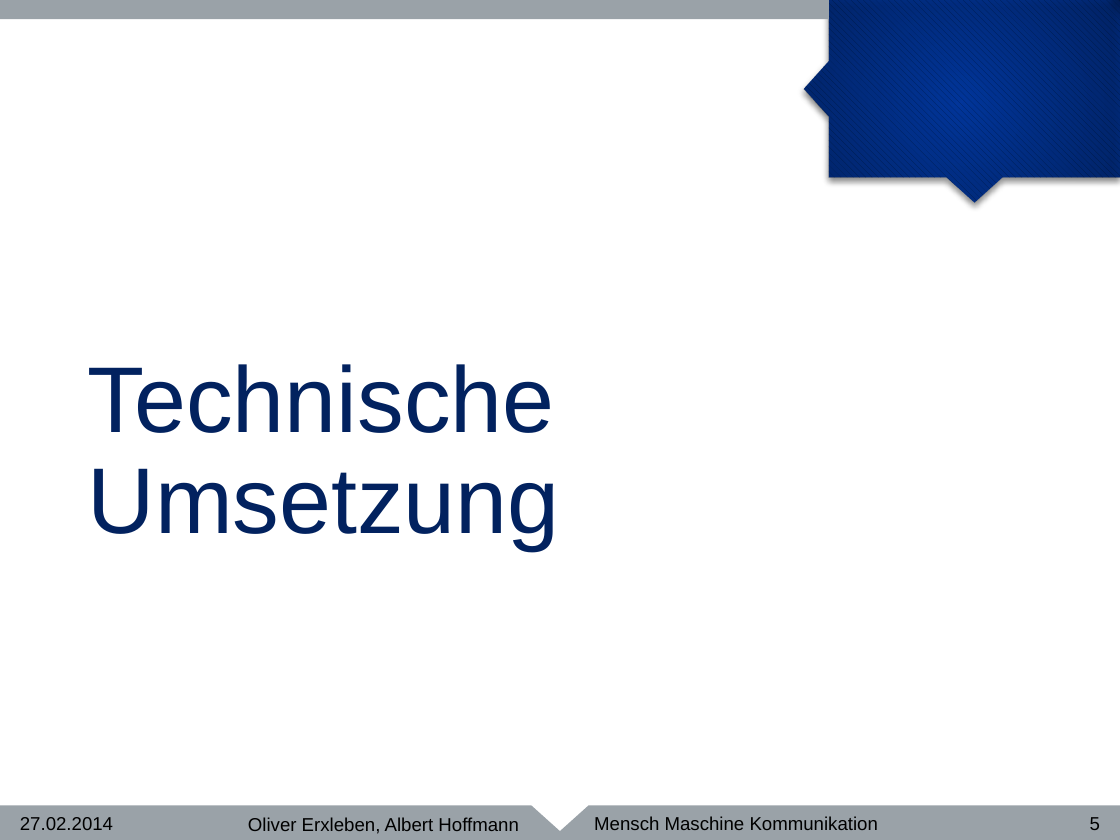
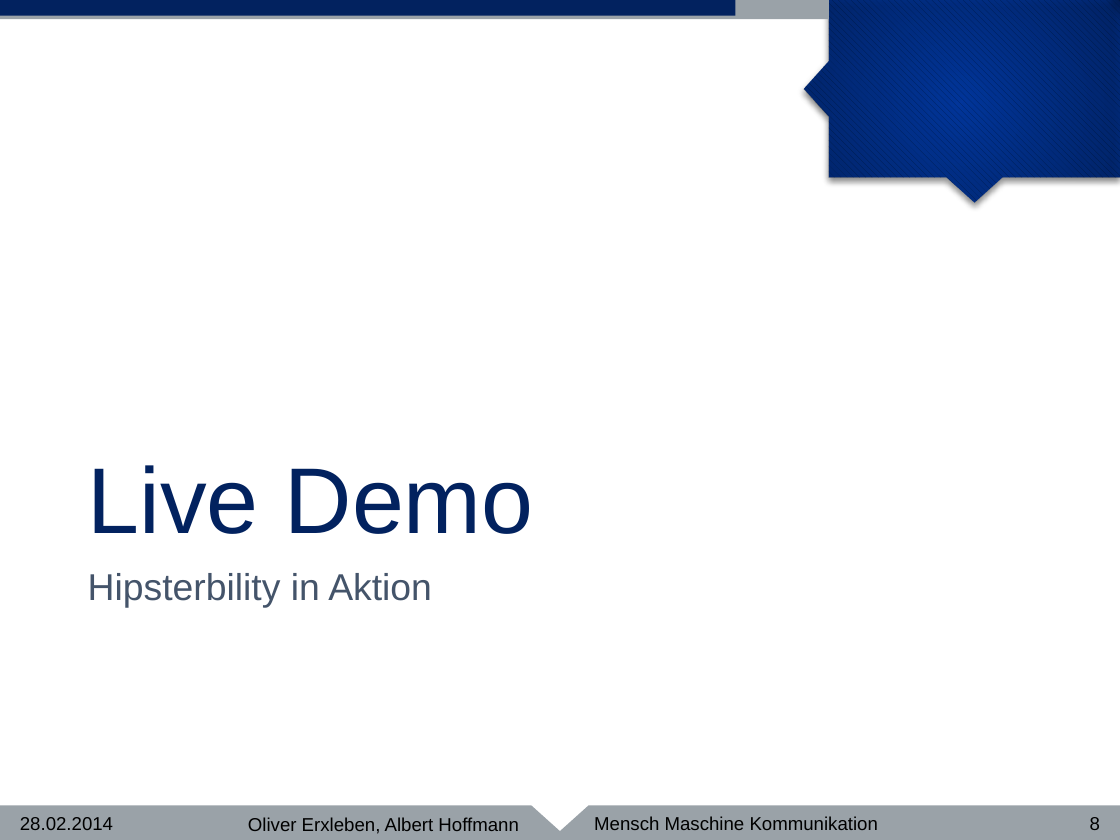
Before and after one commit to Chromdioxyde/hipsterbility, a slide deck: slide 8 of presentation/MMK.pptm (slide 5 before the commit). Drawn at 1120x840 pixels with LibreOffice and Linux fonts; fonts in the diff are those of the drawing; background and template pictures are left out. Boxes give left, top, right and bottom in pixels: in the first picture for what was removed or moved away, otherwise in the second. Text is boxed around its words. In the diff, an @@ line names an element or a change of style, - is before the commit and + after.

```diff
--- a/presentation/MMK.pptm
+++ b/presentation/MMK.pptm
@@ rectangle added at box(0, 0, 736, 16), fill #02225F @@
@@ title at box(88, 465, 534, 534): text changed @@
-Technische Umsetzung
+Live Demo
@@ text added at box(88, 573, 432, 607), 24 pt, text #44546A @@
+Hipsterbility in Aktion
@@ text at box(20, 817, 113, 830): text changed @@
-27.02.2014
+28.02.2014
@@ page number at box(1090, 817, 1100, 830): text changed @@
-5
+8
```
Also in this commit, not shown: 6 other slides changed, 2 slides added, 1 other file.
